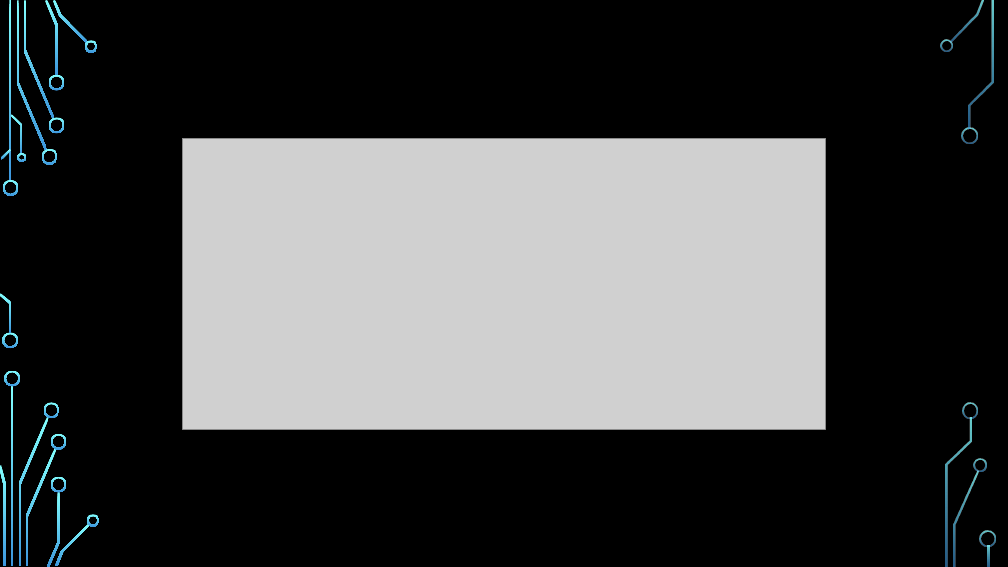
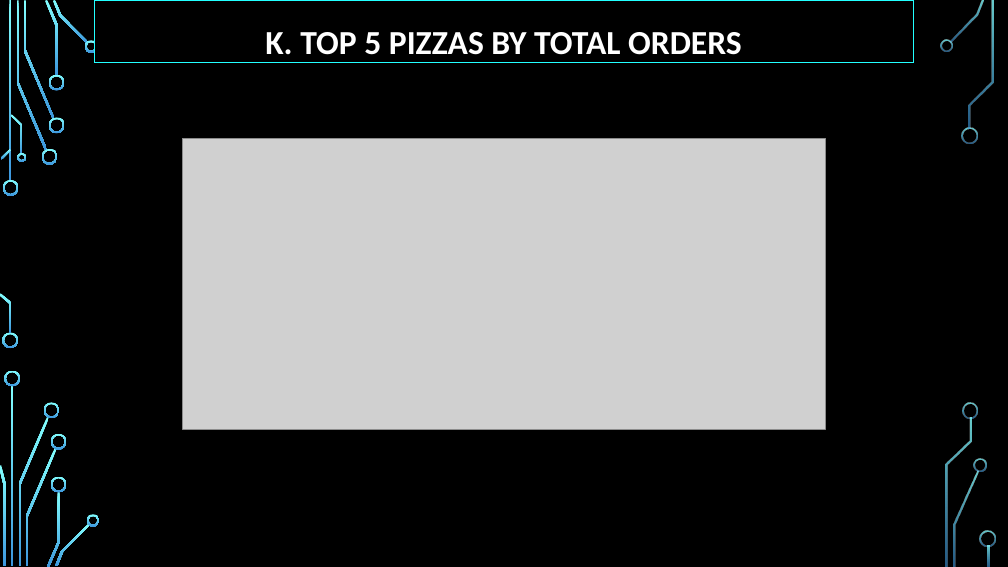
Before and after one commit to Madhavan-Vijayakumar/Projects, a slide deck: slide 16 of Portfolio Projects/Pizza Sales Analysis/SQL/PIZZA SALES REPORT.pptx. Drawn at 1008x567 pixels with LibreOffice and Linux fonts; fonts in the diff are those of the drawing; grey boxes stand for pictures; background and template pictures are left out. Boxes give left, top, right and bottom in pixels: in the first picture for what was removed or moved away, otherwise in the second. Text is boxed around its words. In the diff, an @@ line names an element or a change of style, - is before the commit and + after.

```diff
--- a/Portfolio Projects/Pizza Sales Analysis/SQL/PIZZA SALES REPORT.pptx
+++ b/Portfolio Projects/Pizza Sales Analysis/SQL/PIZZA SALES REPORT.pptx
@@ title "K. TOP 5 PIZZAS BY ..." at [95, 0, 913, 63]: text colour #000000 to #FFFFFF; fill none to #000000; outline none to #22FFFF 0.75 pt @@
```
Also in this commit, not shown: 16 other slides changed, 1 slide added.
